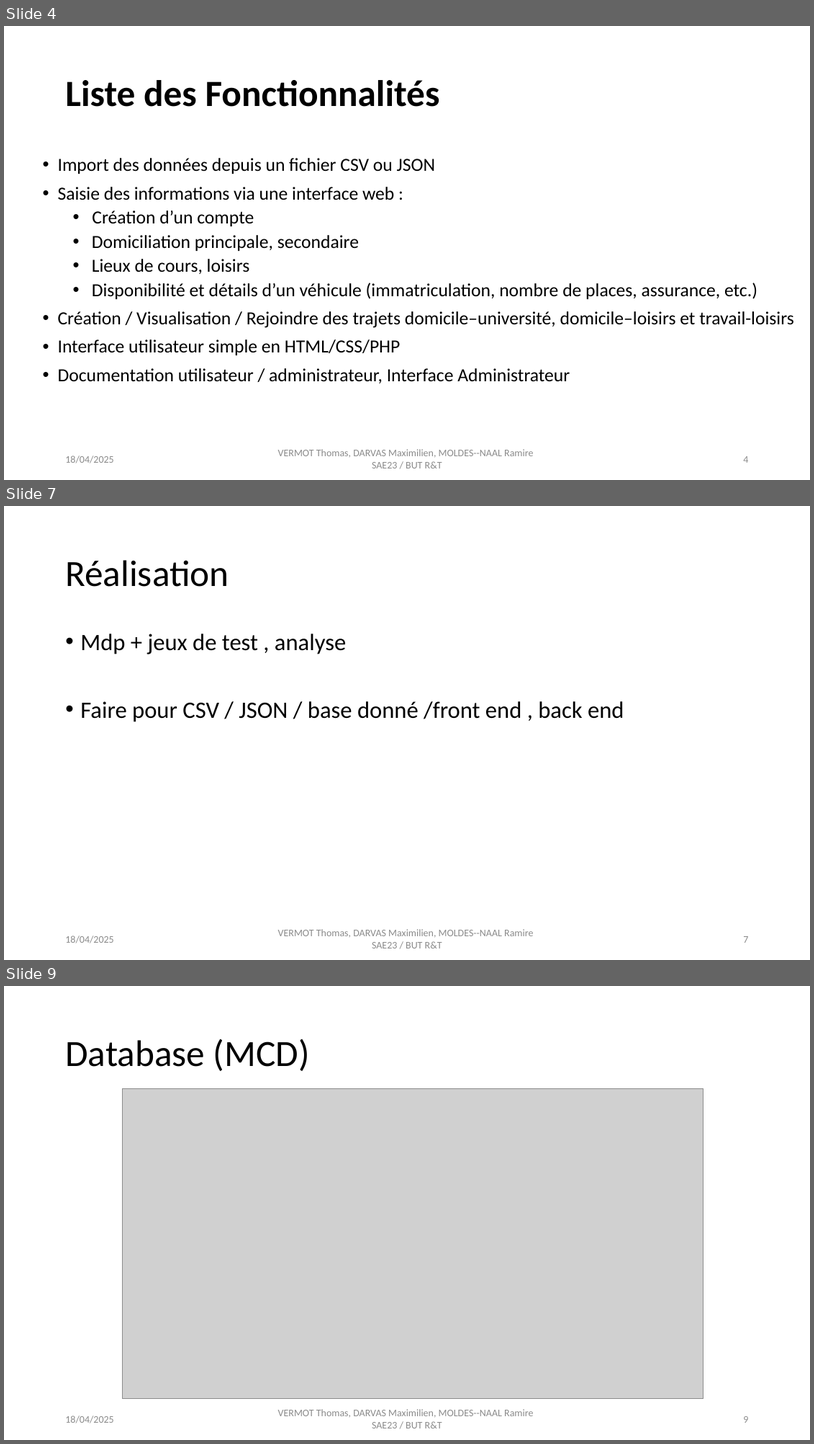
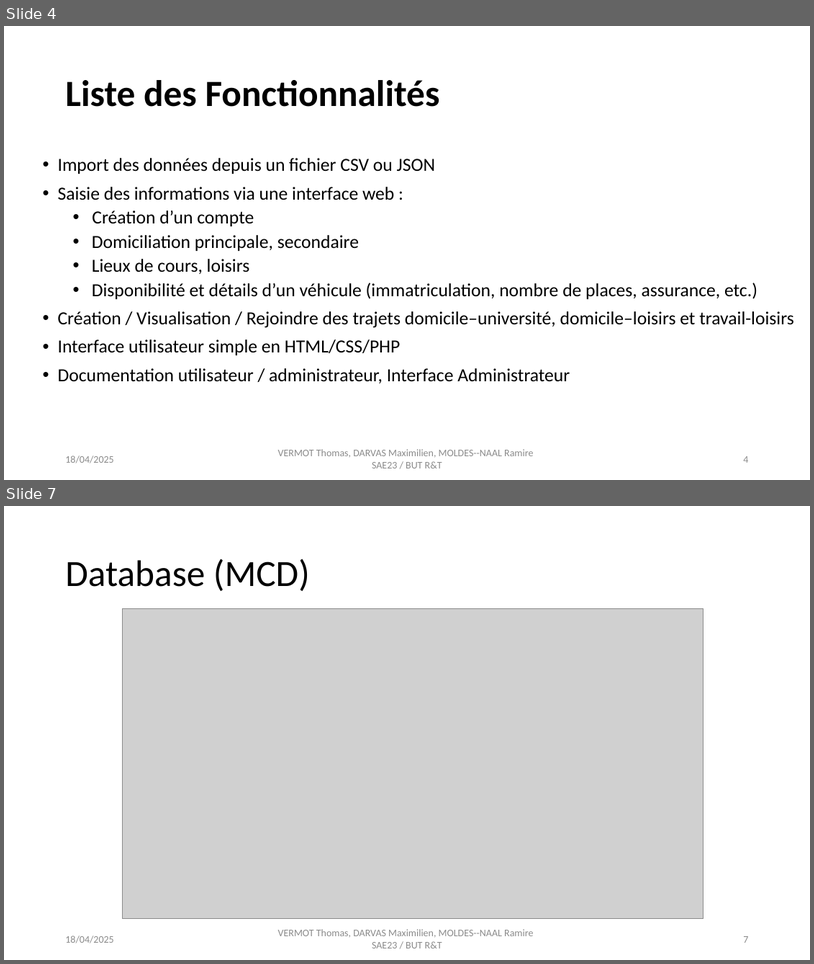
Before and after one commit to smaugue/SAE2.3, a slide deck: Présenation 2.3.pptx. Shown one above the other, each under a label of ours: slides 4, 7 and 9 before the commit, slides 4 and 7 after it; the slides between them are not shown. The pictures are 814x1444 and 814x964 pixels, drawn with LibreOffice and Linux fonts; fonts in the diff are those of the drawing; grey boxes stand for pictures. Boxes give left, top, right and bottom in pixels: in the first picture for what was removed or moved away, otherwise in the second. Text is boxed around its words. In the diff, an @@ line names an element or a change of style, - is before the commit and + after.

```diff
--- a/Présenation 2.3.pptx
+++ b/Présenation 2.3.pptx
@@ slide 7 removed at [4,506,810,960], background #FFFFFF @@
@@ title removed at [65,560,229,587] @@
-Réalisation
@@ text removed at [80,633,625,722] @@
-• Mdp + jeux de test , analyse
-• Faire pour CSV / JSON / base donné /front end , back end
@@ text removed at [65,935,113,943] @@
-18/04/2025
@@ text removed at [278,929,533,948] @@
-VERMOT Thomas, DARVAS Maximilien, MOLDES--NAAL Ramire SAE23 / BUT R&T
@@ page number removed at [743,936,748,942] @@
-7
@@ what was slide 9 is now slide 7 @@
@@ page number at [743,936,748,942]: text changed @@
-9
+7
```
Also in this commit, not shown: 5 slides changed, 1 other slide removed.
